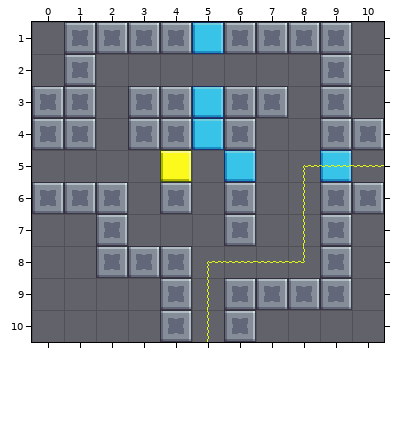
A Tiled map (JSON) gets an edit: Assets/Level_Editor/TileMap/Room_35.tmj. Above: the version before the commit.
Cells are 32x32 px. Shown: x 0..10, y 1..10.
Now the later version:
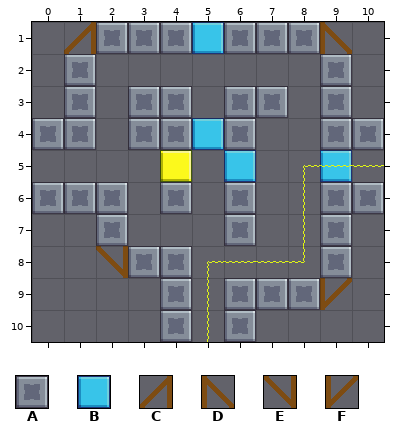
Key: from "tileSet": A 33, B 45, C 106, D 107, E 116, F 117.
_ is an empty cell.
Diff:
Layer "Blocks":
Tile A becomes tile C in row 1 at x 1.
Tile A becomes tile D in row 1 at x 9.
Tile A becomes tile E in row 8 at x 2.
Tile A becomes tile F in row 9 at x 9.
The edit erases tile A in row 3 at x 0.
The edit erases tile B in row 3 at x 5.
